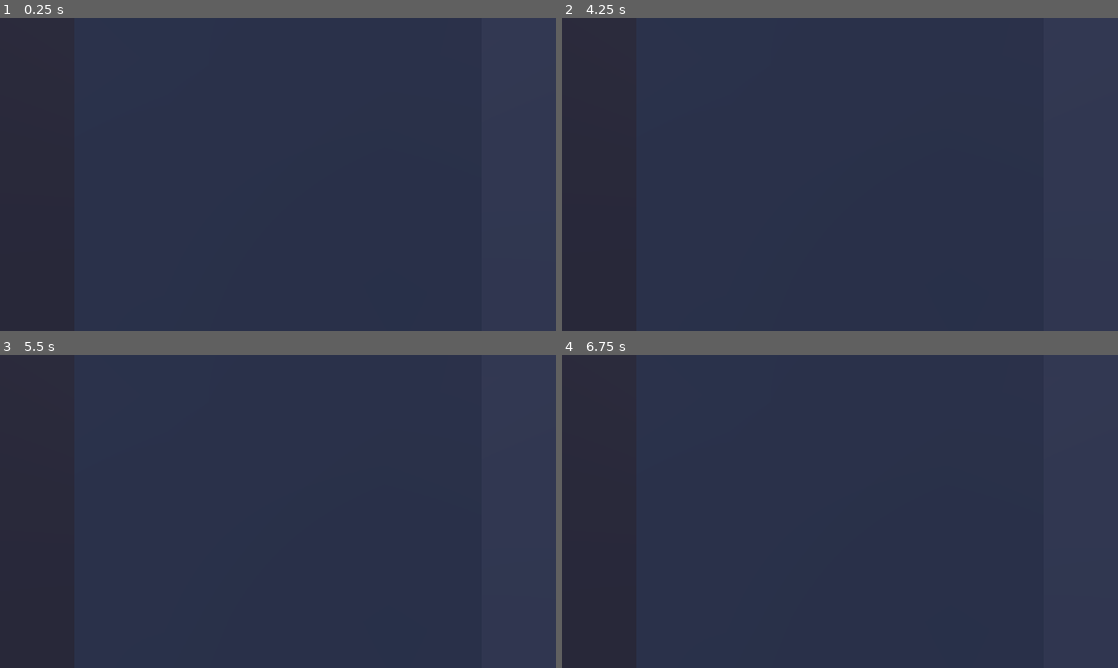
Above: before the commit, frames 1-4 (two rows, left to right).
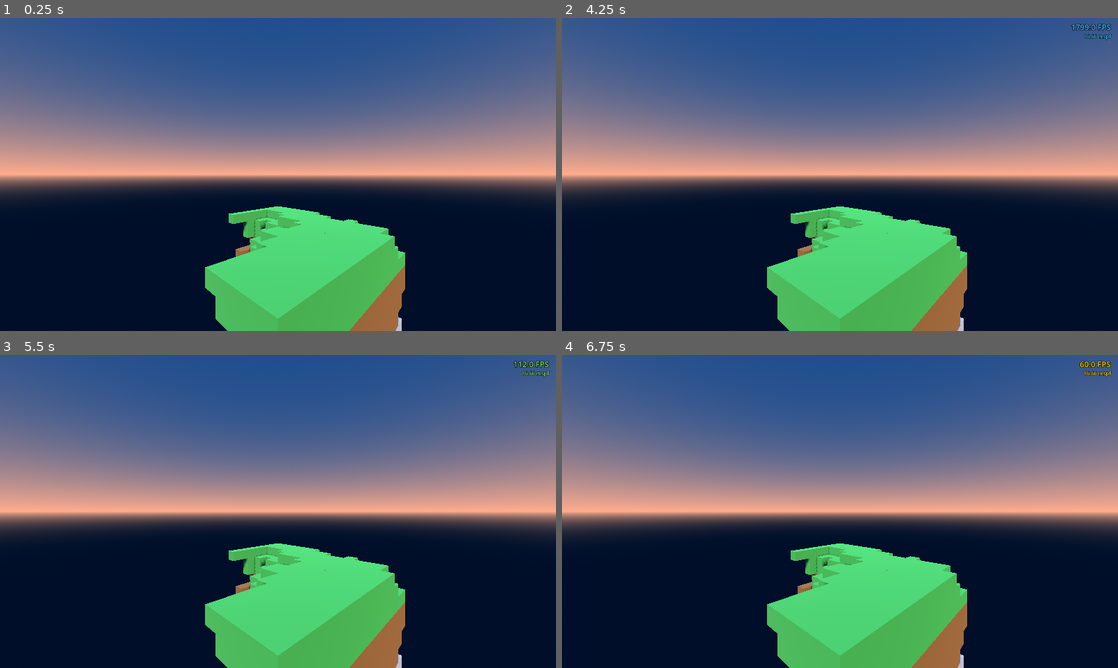
Above: after the commit, the same moments.

Repository: Lost-Rabbit-Digital/The_Voxel_Project
Game: Godot game, scene res://scenes/game.tscn
Two runs of this game, one before a commit and one after it. Both use one fixed random seed, a clock stepped at 60 frames per second and the inputs below.
Inputs (mouse positions are in pixels of both pictures, inside the frame that each line leads up to):
- Up to frame 1 (0.25 s): no input
- Up to frame 2 (4.25 s): tap Enter at 0.5, 2, 3.5 s; move the mouse to (962, 158) at 0.52 s; hold D 0.53-1.25 s; hold E 0.53-1.25 s; click (962, 158) at 0.67 s; tap Space at 1.25, 2.75 s; drag from (728, 190) to (812, 237) at 1.27 s; move the mouse to (895, 105) at 2.02 s; hold D 2.03-2.75 s; hold Shift 2.03-2.75 s; drag from (812, 237) to (673, 127) at 2.77 s; move the mouse to (1006, 221) at 3.52 s; hold A from 3.53 s (still down); hold Q from 3.53 s (still down); tap Tab (cycle_debug_menu, bound only after the commit) at 4.15 s
- Up to frame 3 (5.5 s): release A at 4.25 s; release Q at 4.25 s; drag from (111, 464) to (194, 433) at 4.27 s; tap Space at 5 s; move the mouse to (305, 511) at 5.02 s; hold S from 5.03 s (still down); hold E from 5.03 s (still down); click (305, 511) at 5.17 s
- Up to frame 4 (6.75 s): release S at 5.75 s; release E at 5.75 s; drag from (756, 433) to (728, 527) at 5.77 s; move the mouse to (962, 495) at 6.52 s; hold W from 6.53 s (still down); hold Shift from 6.53 s (still down)

The runs differ from the first frame. In frame 1, 97% of the frame differs, in the area x 0-100%, y 0-100%; in frame 2, 97%; in frame 3, 97%; in frame 4, 97%.

Commit message:
Added random seed generation

Diff:
--- a/snc_project/project.godot
+++ b/snc_project/project.godot
@@ -17,6 +17,10 @@
 config/features=PackedStringArray("4.4", "GL Compatibility")
 config/icon="uid://ctw1ib7hlkhh3"
 
+[autoload]
+
+DebugMenu="*res://addons/debug_menu/debug_menu.tscn"
+
 [display]
 
 window/size/viewport_width=1280
@@ -24,6 +28,19 @@
 window/stretch/mode="canvas_items"
 window/stretch/aspect="keep_height"
 window/stretch/scale_mode="integer"
+window/vsync/vsync_mode=0
+
+[editor_plugins]
+
+enabled=PackedStringArray("res://addons/debug_menu/plugin.cfg")
+
+[input]
+
+cycle_debug_menu={
+"deadzone": 0.2,
+"events": [Object(InputEventKey,"resource_local_to_scene":false,"resource_name":"","device":0,"window_id":0,"alt_pressed":false,"shift_pressed":false,"ctrl_pressed":false,"meta_pressed":false,"pressed":false,"keycode":0,"physical_keycode":4194306,"key_label":0,"unicode":0,"location":0,"echo":false,"script":null)
+]
+}
 
 [rendering]
 
--- a/snc_project/scenes/game.tscn
+++ b/snc_project/scenes/game.tscn
@@ -24,7 +24,7 @@
 script = ExtResource("1_uwrxv")
 
 [node name="Camera3D" type="Camera3D" parent="."]
-transform = Transform3D(1, 0, 0, 0, 1, 0, 0, 0, 1, 5, 5, 5)
+transform = Transform3D(0.707107, 0, 0.707107, 0, 1, 0, -0.707107, 0, 0.707107, 20, 20, 20)
 script = ExtResource("2_yqjtg")
 
 [node name="DirectionalLight3D" type="DirectionalLight3D" parent="."]
--- a/snc_project/scripts/voxels/voxel_manager.gd
+++ b/snc_project/scripts/voxels/voxel_manager.gd
@@ -43,7 +43,8 @@
 
 # Noise settings
 @export_group("Noise Settings")
-@export var noise_seed: int = 1234
+@export var use_random_seed: bool = true  # Toggle for random generation
+@export var noise_seed: int = 1234  # Used only if use_random_seed is false
 @export var noise_frequency: float = 0.05
 @export var noise_octaves: int = 4
 @export var surface_level: float = 0.0  # Threshold for surface generation
@@ -61,7 +62,14 @@
 func _setup_noise() -> void:
 	noise = FastNoiseLite.new()
 	noise.noise_type = FastNoiseLite.TYPE_SIMPLEX
-	noise.seed = noise_seed
+	# Set random seed if enabled, otherwise use specified seed
+	if use_random_seed:
+		randomize()  # Randomize the global seed
+		noise.seed = randi()  # Generate random seed for noise
+		if debug_enabled:
+			print("VoxelManager: Using random seed: ", noise.seed)
+	else:
+		noise.seed = noise_seed
 	noise.frequency = noise_frequency
 	noise.fractal_octaves = noise_octaves
 	noise.fractal_lacunarity = 2.0
